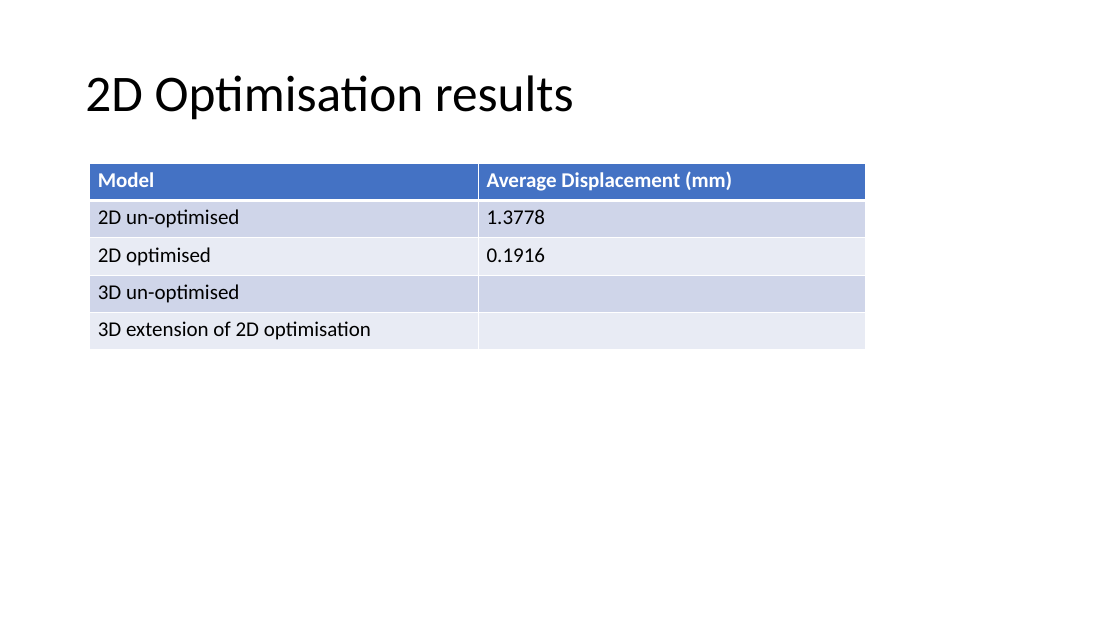
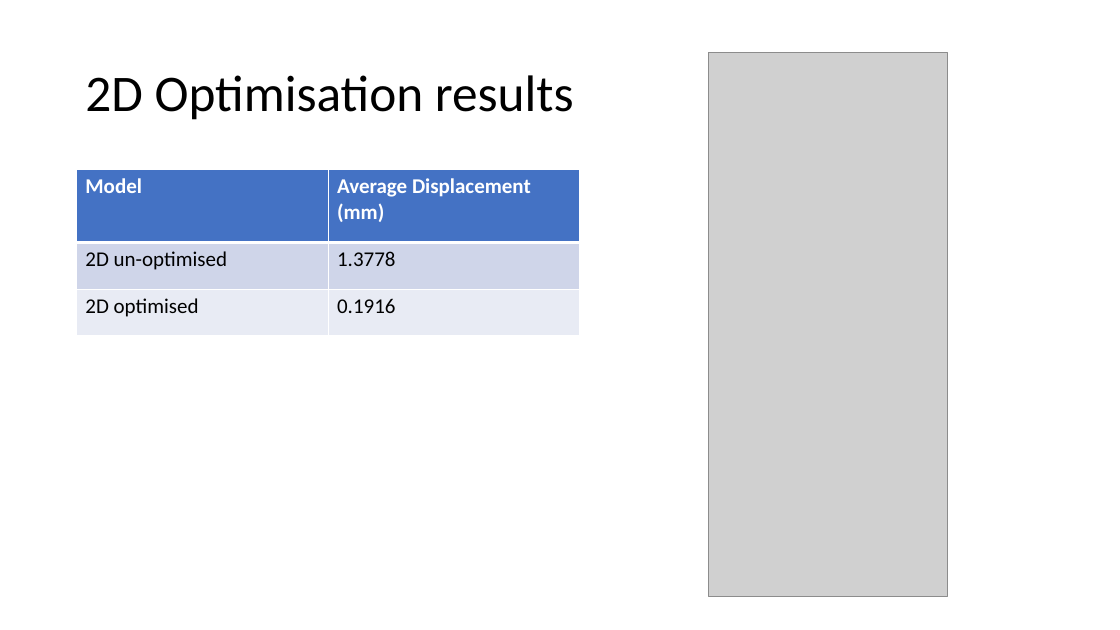
Before and after one commit to amoudes/HVI, a slide deck: slide 3 of finalpresentation.pptm (slide 4 before the commit). Drawn at 1120x630 pixels with LibreOffice and Linux fonts; fonts in the diff are those of the drawing; grey boxes stand for pictures. Boxes give left, top, right and bottom in pixels: in the first picture for what was removed or moved away, otherwise in the second. Text is boxed around its words. In the diff, an @@ line names an element or a change of style, - is before the commit and + after.

```diff
--- a/finalpresentation.pptm
+++ b/finalpresentation.pptm
@@ picture added at (708,52,948,597) @@
@@ table at (77,170,581,336) @@
-row 4: 3D un-optimised | 
-row 5: 3D extension of 2D optimisation | 
@@ table: place and size @@
-table at (89,163,865,350)
+table at (77,170,581,336)
```
Also in this commit, not shown: 3 other slides changed, 2 slides added, 1 slide removed, 7 other files.
